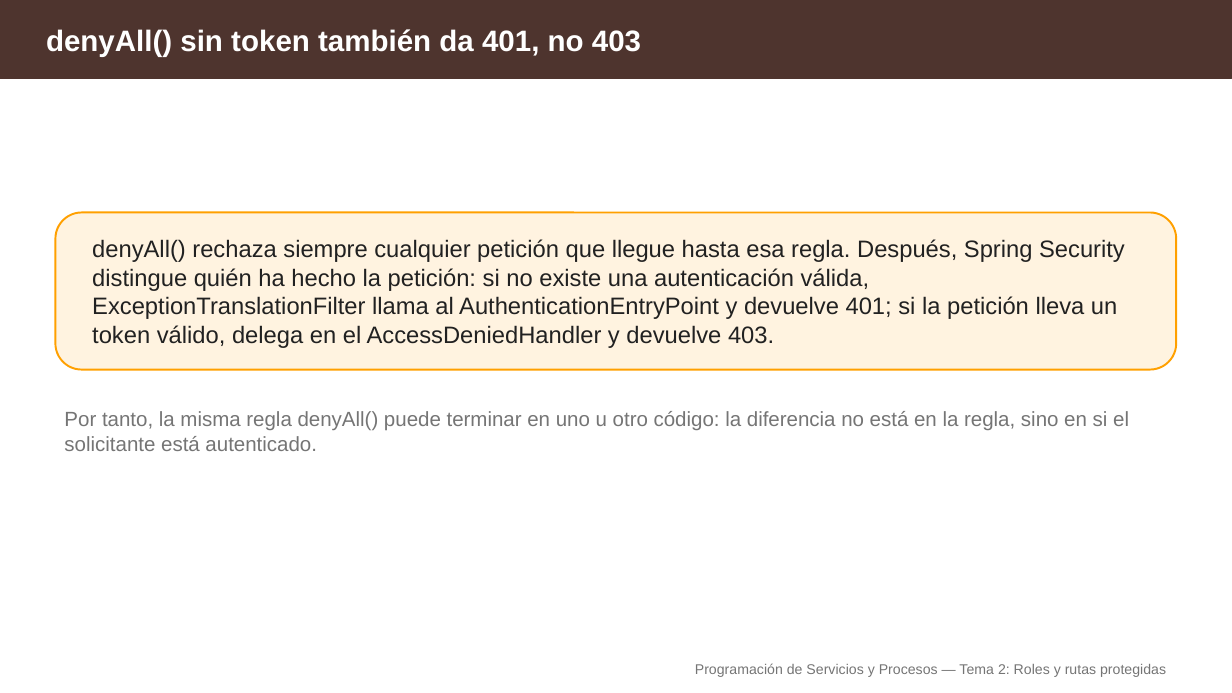
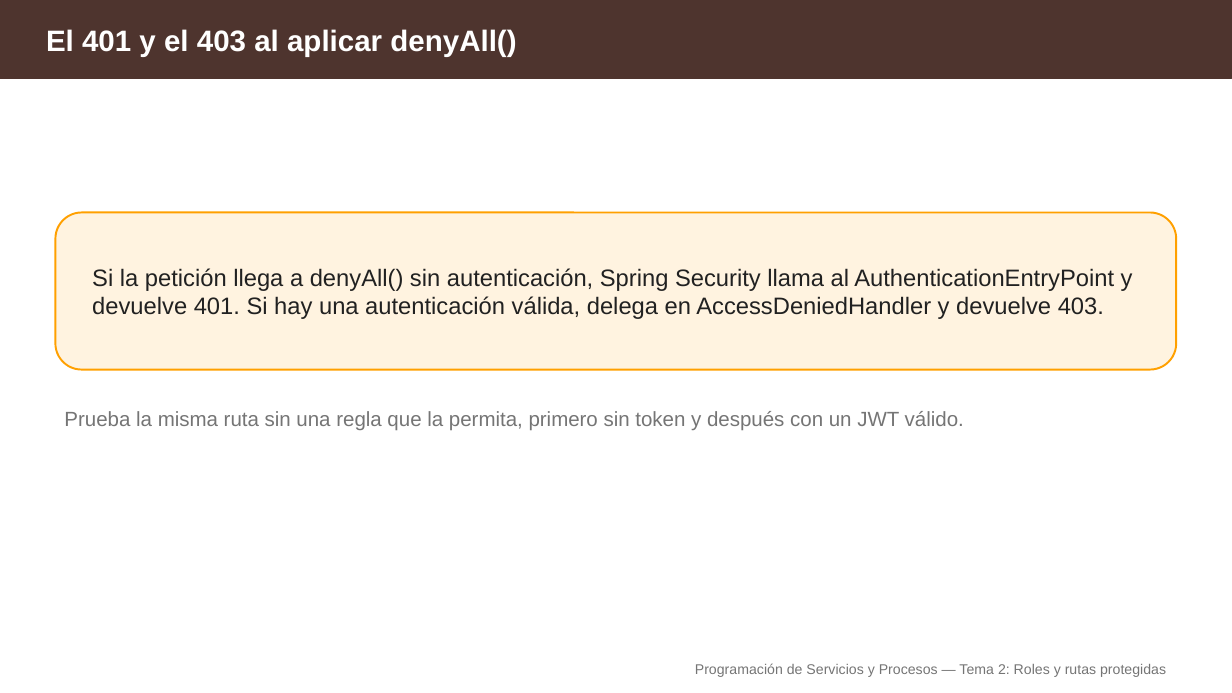
Before and after one commit to aitorventura/programacion-servicios-procesos, a slide deck: slide 10 of docs/tema2/diapositivas/roles-y-rutas-protegidas.pptx (slide 11 before the commit). Drawn at 1232x693 pixels with LibreOffice and Linux fonts; fonts in the diff are those of the drawing. Boxes give left, top, right and bottom in pixels: in the first picture for what was removed or moved away, otherwise in the second. Text is boxed around its words. In the diff, an @@ line names an element or a change of style, - is before the commit and + after.

```diff
--- a/docs/tema2/diapositivas/roles-y-rutas-protegidas.pptx
+++ b/docs/tema2/diapositivas/roles-y-rutas-protegidas.pptx
@@ text at (46, 29, 516, 56): text changed @@
-denyAll() sin token también da 401, no 403
+El 401 y el 403 al aplicar denyAll()
@@ text at (92, 268, 1133, 319): text changed @@
-denyAll() rechaza siempre cualquier petición que llegue hasta esa regla. Después, Spring Security distingue quién ha hecho la petición: si no existe una autenticación válida, ExceptionTranslationFilter llama al AuthenticationEntryPoint y devuelve 401; si la petición lleva un token válido, delega en el AccessDeniedHandler y devuelve 403.
+Si la petición llega a denyAll() sin autenticación, Spring Security llama al AuthenticationEntryPoint y devuelve 401. Si hay una autenticación válida, delega en AccessDeniedHandler y devuelve 403.
@@ text at (64, 411, 964, 430): text changed @@
-Por tanto, la misma regla denyAll() puede terminar en uno u otro código: la diferencia no está en la regla, sino en si el solicitante está autenticado.
+Prueba la misma ruta sin una regla que la permita, primero sin token y después con un JWT válido.
```
Also in this commit, not shown: 17 other slides changed, 3 slides removed, 4 other files.
